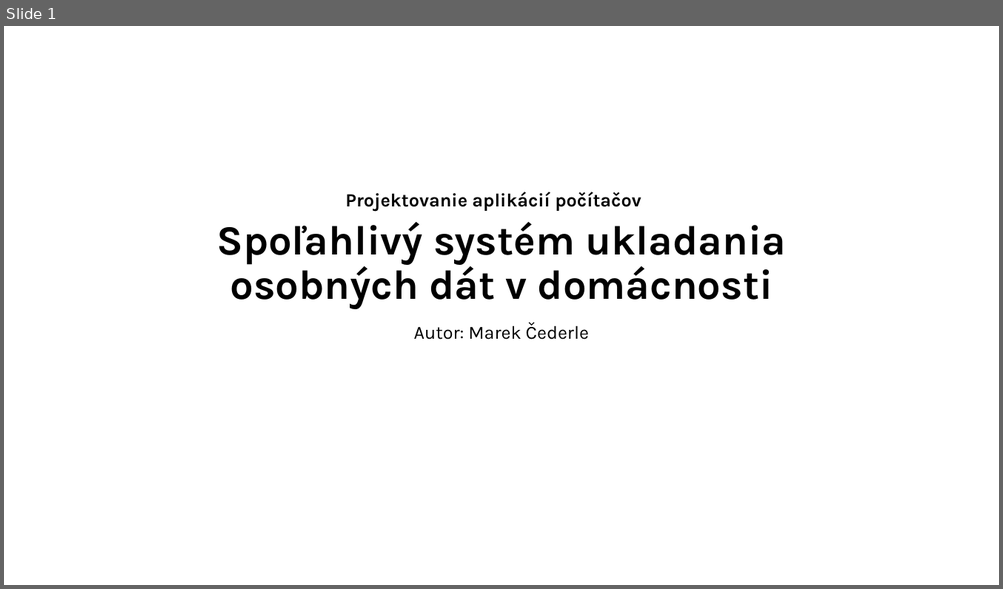
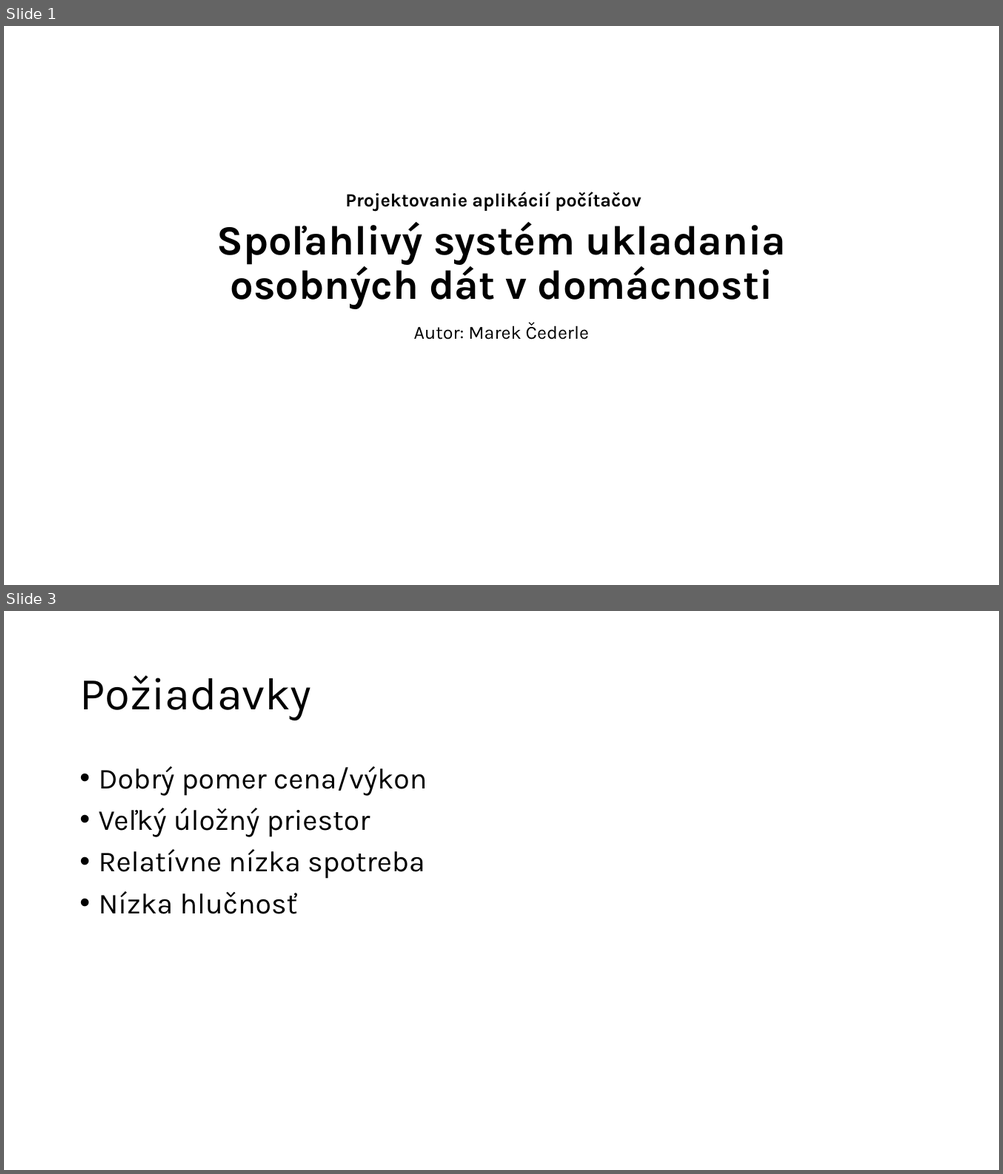
Before and after one commit to MeheheCedy22/PAP, a slide deck: presentation/prezentacia.pptx. Shown one above the other, each under a label of ours: slide 1 before the commit, slides 1 and 3 after it; the slides between them are not shown. The pictures are 1003x589 and 1003x1174 pixels, drawn with LibreOffice and Linux fonts; fonts in the diff are those of the drawing. Boxes give left, top, right and bottom in pixels: in the first picture for what was removed or moved away, otherwise in the second. Text is boxed around its words. In the diff, an @@ line names an element or a change of style, - is before the commit and + after.

```diff
--- a/presentation/prezentacia.pptx
+++ b/presentation/prezentacia.pptx
@@ slide 3 added at [4, 611, 999, 1170], background #FFFFFF @@
@@ title added at [79, 675, 311, 721], 44 pt, text #000000 @@
+Požiadavky
@@ text added at [99, 766, 427, 914], 28 pt, text #000000 @@
+• Dobrý pomer cena/výkon
+• Veľký úložný priestor
+• Relatívne nízka spotreba
+• Nízka hlučnosť
```
Also in this commit, not shown: 2 slides changed, 6 other slides added, 6 slides removed.
